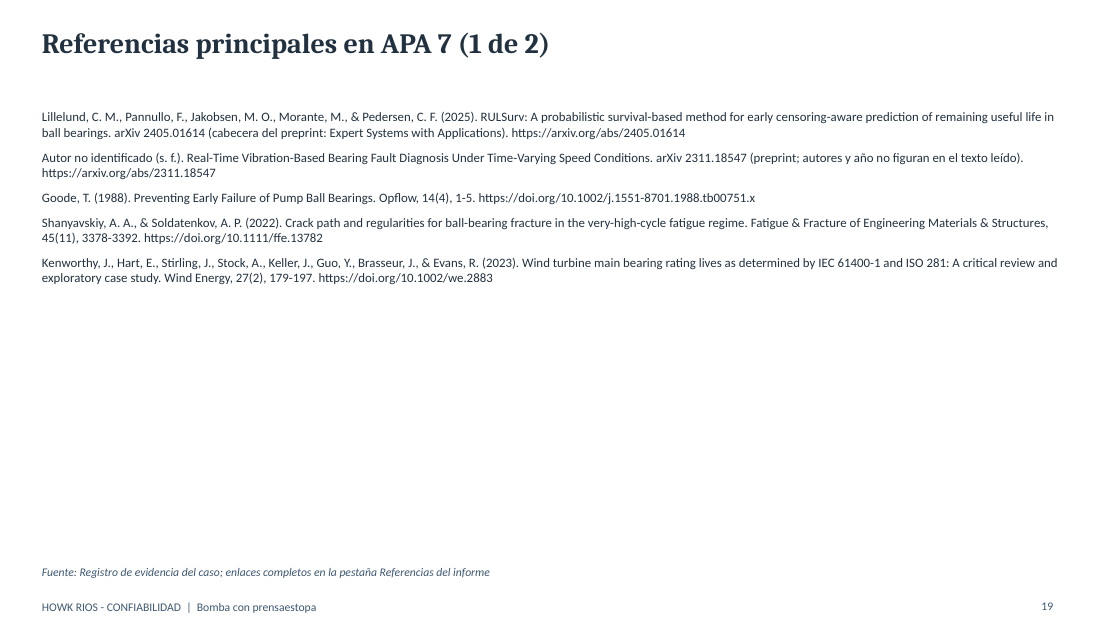
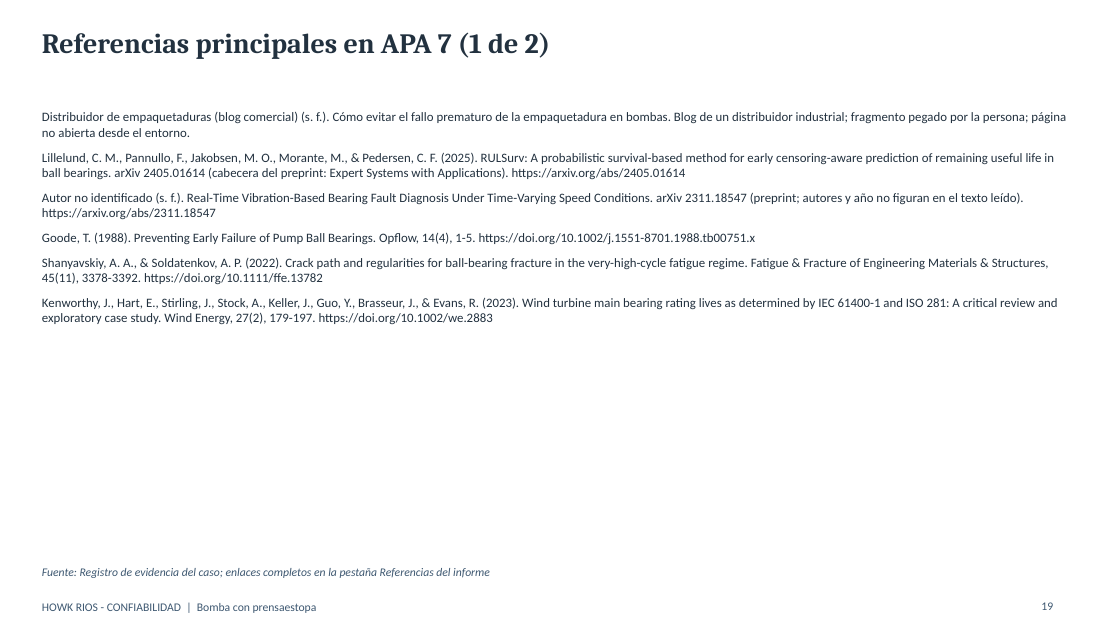
Before and after one commit to howkrios-65/clima-lima, a slide deck: slide 19 of docs/entregables/presentacion_bomba_prensaestopa.pptx. Drawn at 1120x630 pixels with LibreOffice and Linux fonts; fonts in the diff are those of the drawing. Boxes give left, top, right and bottom in pixels: in the first picture for what was removed or moved away, otherwise in the second. Text is boxed around its words. In the diff, an @@ line names an element or a change of style, - is before the commit and + after.

```diff
--- a/docs/entregables/presentacion_bomba_prensaestopa.pptx
+++ b/docs/entregables/presentacion_bomba_prensaestopa.pptx
@@ text at bbox=[42, 112, 1066, 137]: paragraph added @@
+Distribuidor de empaquetaduras (blog comercial) (s. f.). Cómo evitar el fallo prematuro de la empaquetadura en bombas. Blog de un distribuidor industrial; fragmento pegado por la persona; página no abierta desde el entorno.
```
Also in this commit, not shown: 3 other slides changed, 16 other files.
